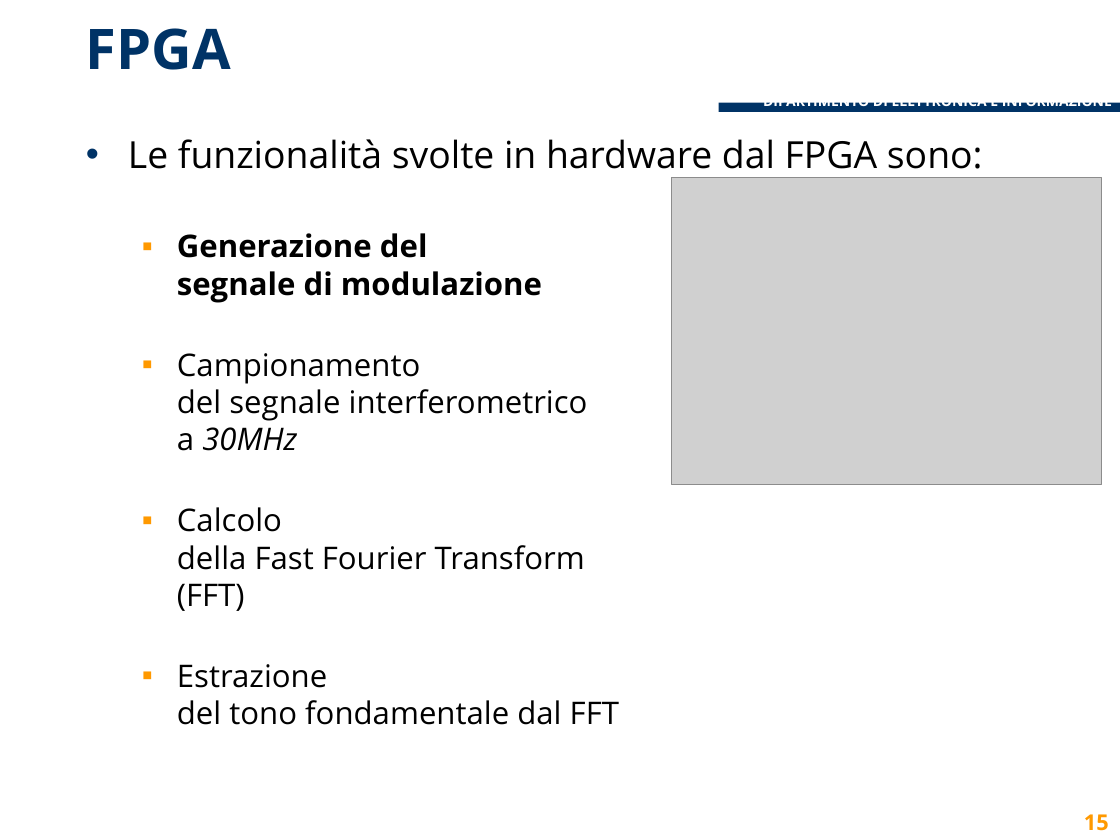
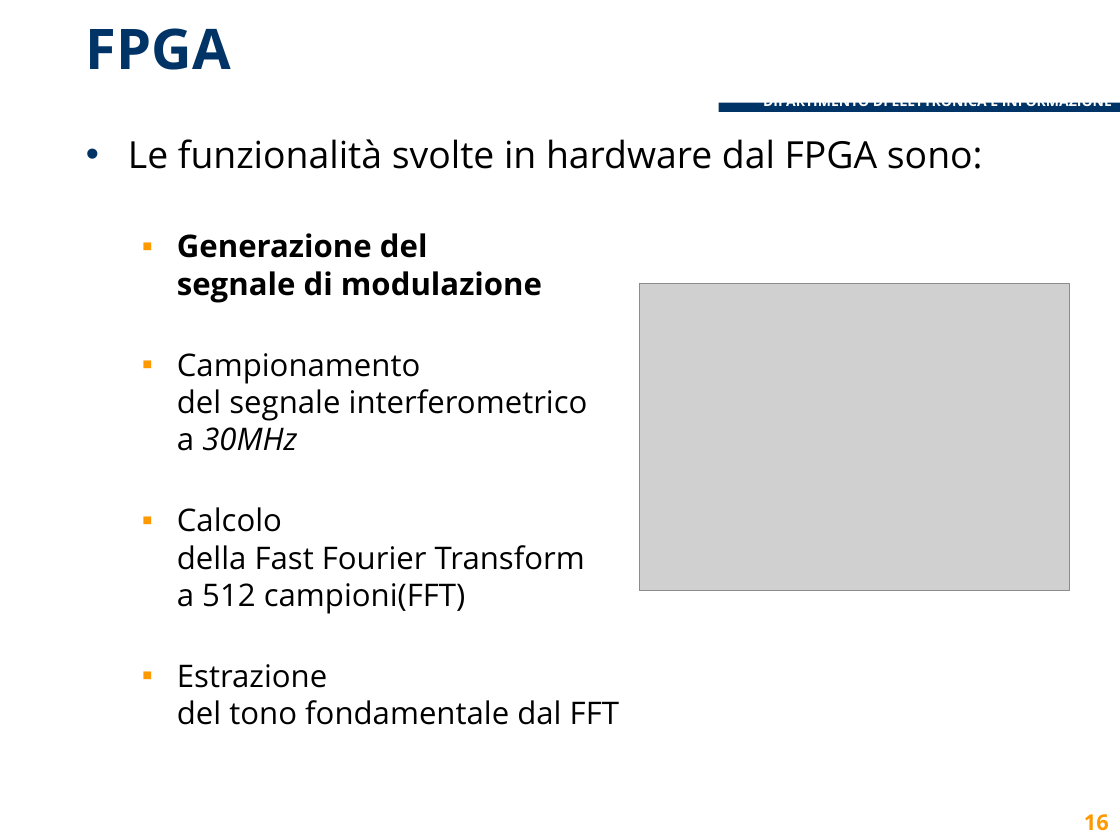
Before and after one commit to lcavagnispolimi/thesis_latex, a slide deck: slide 16 of presentazione_discussione.pptx (slide 15 before the commit). Drawn at 1120x840 pixels with LibreOffice and Linux fonts; fonts in the diff are those of the drawing; grey boxes stand for pictures; background and template pictures are left out. Boxes give left, top, right and bottom in pixels: in the first picture for what was removed or moved away, otherwise in the second. Text is boxed around its words. In the diff, an @@ line names an element or a change of style, - is before the commit and + after.

Commit message:
fixed FPGA software architecture slides

```diff
--- a/presentazione_discussione.pptx
+++ b/presentazione_discussione.pptx
@@ picture: place and size @@
-picture at (672, 177, 1102, 484)
+picture at (640, 283, 1070, 590)
@@ text at (177, 507, 585, 614): text changed @@
-  ▪ Calcolo
-    della Fast Fourier Transform
-    (FFT)
+  ▪ Calcolo
+    della Fast Fourier Transform
+    a 512 campioni(FFT)
@@ page number at (1084, 814, 1109, 831): text changed @@
-15
+16
```
Also in this commit, not shown: 3 other slides changed.
